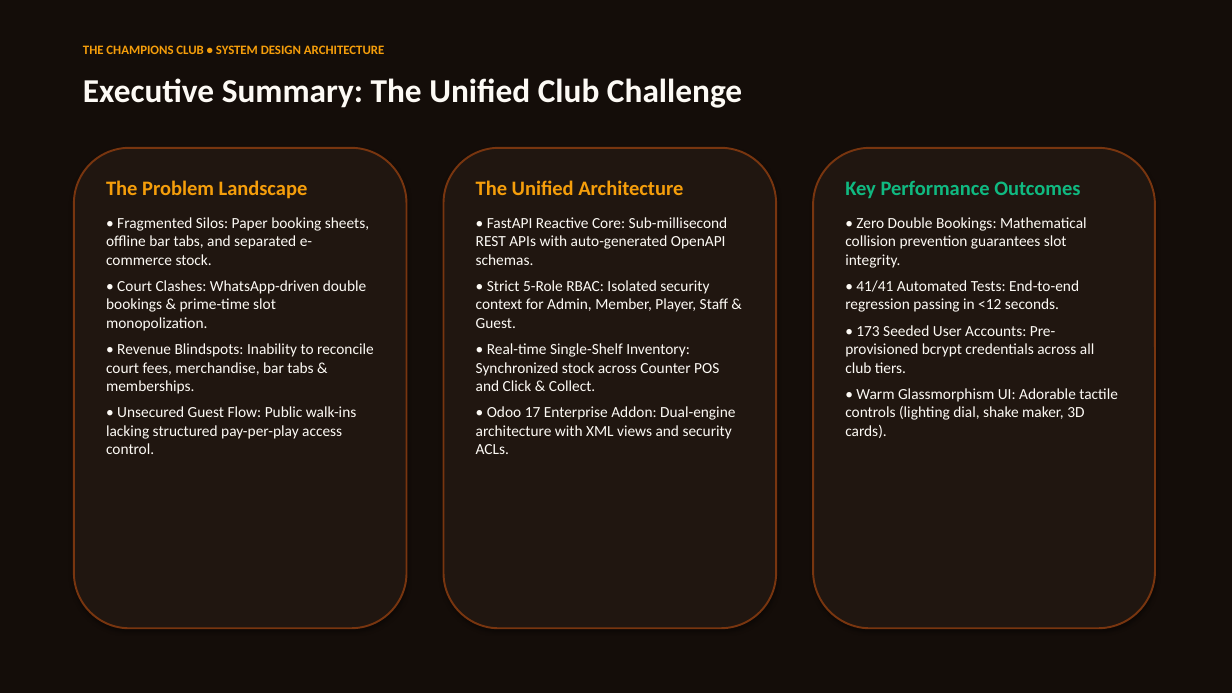
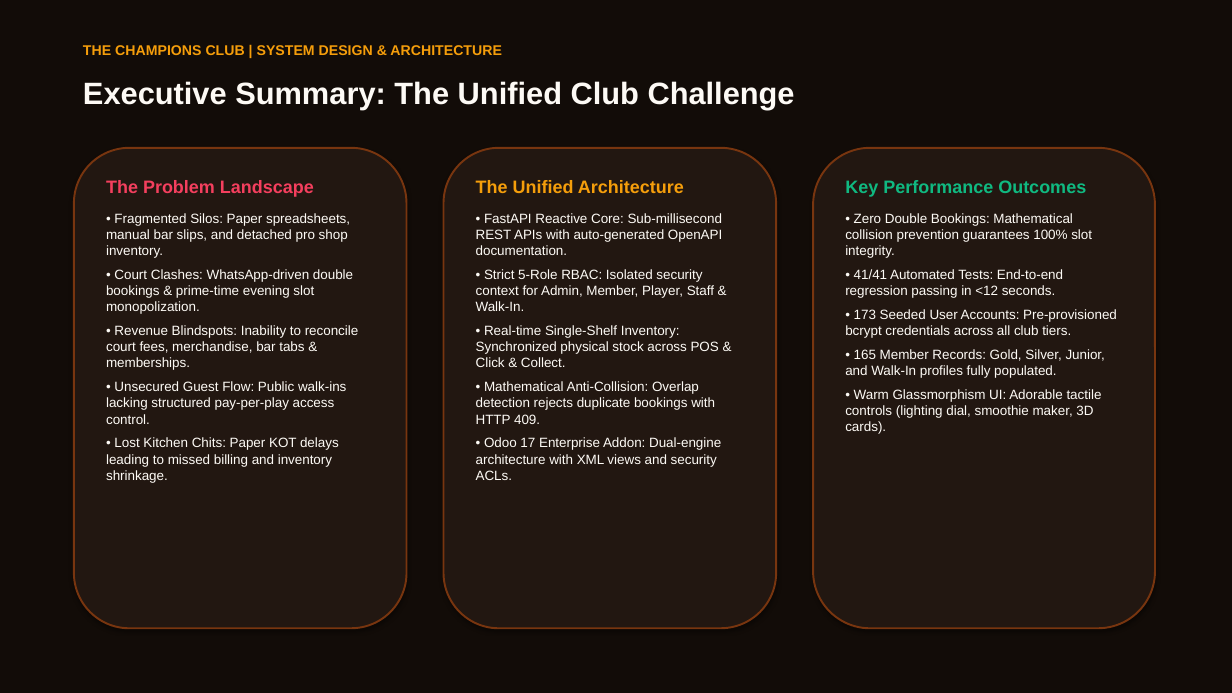
Before and after one commit to manas0306-ops/Sports-Club-Management, a slide deck: slide 2 of Champions_Club_System_Design.pptx. Drawn at 1232x693 pixels with LibreOffice and Linux fonts; fonts in the diff are those of the drawing. Boxes give left, top, right and bottom in pixels: in the first picture for what was removed or moved away, otherwise in the second. Text is boxed around its words. In the diff, an @@ line names an element or a change of style, - is before the commit and + after.

Commit message:
feat(presentation): deliver bulletproof system design PPTX and interactive warm ambient glassmorphic presentation viewer

```diff
--- a/Champions_Club_System_Design.pptx
+++ b/Champions_Club_System_Design.pptx
@@ background #140D09 to #FFFFFF @@
@@ rectangle added at [0, 0, 1232, 693], fill #120C08 @@
@@ text at [83, 45, 502, 55]: text changed; size 10 to 11 pt; font Calibri to Arial @@
-THE CHAMPIONS CLUB • SYSTEM DESIGN ARCHITECTURE
+THE CHAMPIONS CLUB | SYSTEM DESIGN & ARCHITECTURE
@@ text "Executive Summary: The Unified Club ..." at [83, 81, 795, 110]: size 26 to 24 pt, font Calibri to Arial @@
@@ fill #201610 to #221711 in 3 elements at [444, 148, 776, 628], [813, 148, 1155, 628], [74, 148, 407, 628] @@
@@ text at [106, 180, 359, 424]: size 16 to 14 pt, text colour #F59E0B to #F43F5E in "The Problem Landscape"; font Calibri to Arial in "The Problem Landscape", "• Revenue Blindspots: Inability to reconcile court ...", "• Unsecured Guest Flow: Public walk-ins lacking ..."; size 12 to 10.5 pt in "• Revenue Blindspots: Inability to reconcile court ...", "• Unsecured Guest Flow: Public walk-ins lacking ..." @@
@@ text at [476, 180, 721, 480]: size 16 to 14 pt in "The Unified Architecture"; font Calibri to Arial in "The Unified Architecture", "• Odoo 17 Enterprise Addon: Dual-engine architecture ..."; size 12 to 10.5 pt in "• Odoo 17 Enterprise Addon: Dual-engine architecture ..." @@
@@ text at [845, 180, 1117, 338]: size 16 to 14 pt in "Key Performance Outcomes"; font Calibri to Arial in "Key Performance Outcomes", "• 41/41 Automated Tests: End-to-end regression passing ...", "• 173 Seeded User Accounts: Pre-provisioned bcrypt ..."; size 12 to 10.5 pt in "• 41/41 Automated Tests: End-to-end regression passing ...", "• 173 Seeded User Accounts: Pre-provisioned bcrypt ..." @@
@@ text at [106, 213, 353, 314]: text changed; size 12 to 10.5 pt; font Calibri to Arial @@
-• Fragmented Silos: Paper booking sheets, offline bar tabs, and separated e-commerce stock.
-• Court Clashes: WhatsApp-driven double bookings & prime-time slot monopolization.
+• Fragmented Silos: Paper spreadsheets, manual bar slips, and detached pro shop inventory.
+• Court Clashes: WhatsApp-driven double bookings & prime-time evening slot monopolization.
@@ text at [476, 213, 722, 424]: text changed; size 12 to 10.5 pt; font Calibri to Arial @@
-• FastAPI Reactive Core: Sub-millisecond REST APIs with auto-generated OpenAPI schemas.
-• Strict 5-Role RBAC: Isolated security context for Admin, Member, Player, Staff & Guest.
-• Real-time Single-Shelf Inventory: Synchronized stock across Counter POS and Click & Collect.
+• FastAPI Reactive Core: Sub-millisecond REST APIs with auto-generated OpenAPI documentation.
+• Strict 5-Role RBAC: Isolated security context for Admin, Member, Player, Staff & Walk-In.
+• Real-time Single-Shelf Inventory: Synchronized physical stock across POS & Click & Collect.
+• Mathematical Anti-Collision: Overlap detection rejects duplicate bookings with HTTP 409.
@@ text at [845, 213, 1092, 258]: text changed; size 12 to 10.5 pt; font Calibri to Arial @@
-• Zero Double Bookings: Mathematical collision prevention guarantees slot integrity.
+• Zero Double Bookings: Mathematical collision prevention guarantees 100% slot integrity.
@@ text at [845, 349, 1105, 434]: text changed; size 12 to 10.5 pt; font Calibri to Arial @@
-• Warm Glassmorphism UI: Adorable tactile controls (lighting dial, shake maker, 3D cards).
+• 165 Member Records: Gold, Silver, Junior, and Walk-In profiles fully populated.
+• Warm Glassmorphism UI: Adorable tactile controls (lighting dial, smoothie maker, 3D cards).
@@ text at [106, 437, 339, 483]: paragraph added @@
+• Lost Kitchen Chits: Paper KOT delays leading to missed billing and inventory shrinkage.
```
Also in this commit, not shown: 11 other slides changed, 4 other files.
